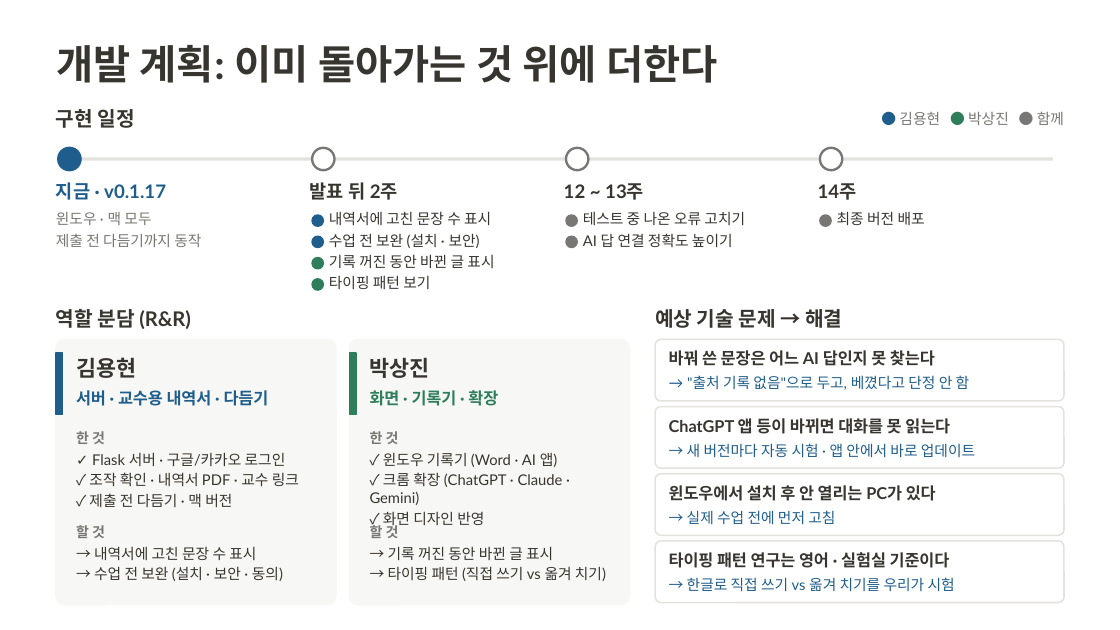
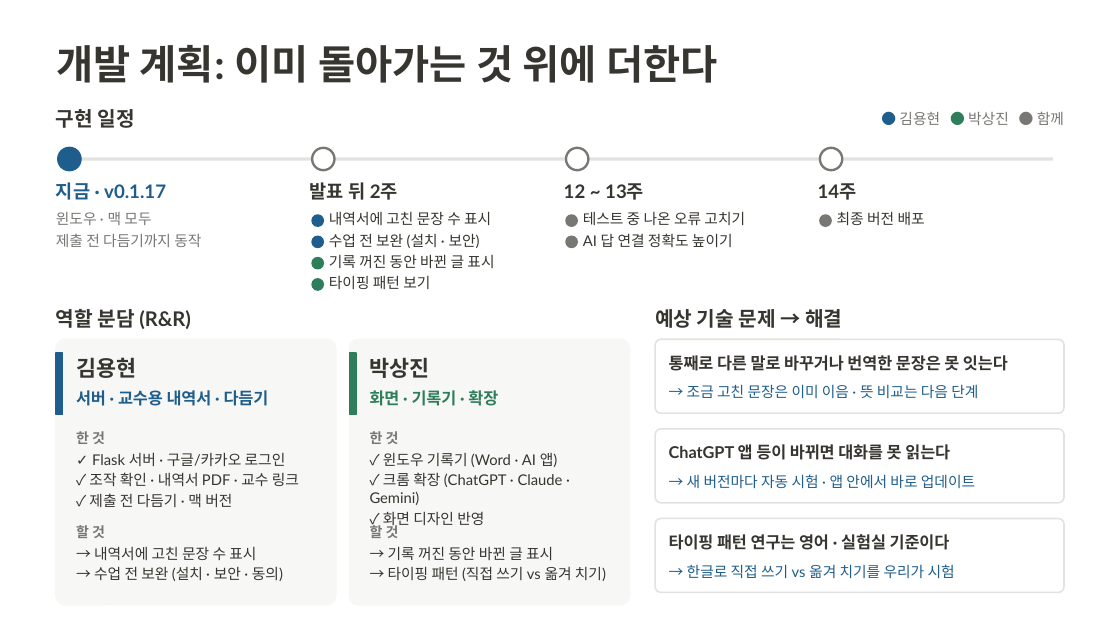
Before and after one commit to 20233014-KYH/trace, a slide deck: slide 6 of deck/중간발표_김용현.pptx. Drawn at 1120x630 pixels with LibreOffice and Linux fonts; fonts in the diff are those of the drawing. Boxes give left, top, right and bottom in pixels: in the first picture for what was removed or moved away, otherwise in the second. Text is boxed around its words. In the diff, an @@ line names an element or a change of style, - is before the commit and + after.

```diff
--- a/deck/중간발표_김용현.pptx
+++ b/deck/중간발표_김용현.pptx
@@ rounded rectangle: place and size @@
-rounded rectangle at <box>655,339,1064,401</box>
+rounded rectangle at <box>655,339,1064,413</box>
@@ text at <box>669,355,1008,371</box>: text changed @@
-바꿔 쓴 문장은 어느 AI 답인지 못 찾는다
+통째로 다른 말로 바꾸거나 번역한 문장은 못 잇는다
@@ text at <box>687,384,978,398</box>: text changed @@
-→ "출처 기록 없음"으로 두고, 베꼈다고 단정 안 함
+→ 조금 고친 문장은 이미 이음 · 뜻 비교는 다음 단계
@@ rounded rectangle: place and size @@
-rounded rectangle at <box>655,407,1064,468</box>
+rounded rectangle at <box>655,429,1064,503</box>
@@ text "ChatGPT 앱 등이 바뀌면 대화를 ...": place and size @@
-text "ChatGPT 앱 등이 바뀌면 대화를 ..." at <box>669,418,950,434</box>
+text "ChatGPT 앱 등이 바뀌면 대화를 ..." at <box>669,444,950,460</box>
@@ text "→ 새 버전마다 자동 시험 ...": place and size @@
-text "→ 새 버전마다 자동 시험 ..." at <box>687,443,975,457</box>
+text "→ 새 버전마다 자동 시험 ..." at <box>687,474,975,488</box>
@@ text removed at <box>669,485,936,501</box> @@
-윈도우에서 설치 후 안 열리는 PC가 있다
@@ proportions changed in 3 elements at <box>655,339,1064,413</box>, <box>655,429,1064,503</box>, <box>655,519,1064,592</box> @@
@@ rounded rectangle: place and size @@
-rounded rectangle at <box>655,474,1064,535</box>
+rounded rectangle at <box>655,519,1064,592</box>
@@ text "타이핑 패턴 연구는 영어 · ...": place and size @@
-text "타이핑 패턴 연구는 영어 · ..." at <box>669,552,950,568</box>
+text "타이핑 패턴 연구는 영어 · ..." at <box>669,534,950,550</box>
@@ text removed at <box>687,510,835,524</box> @@
-→ 실제 수업 전에 먼저 고침
@@ rounded rectangle removed at <box>655,541,1064,603</box> @@
@@ text "→ 한글로 직접 쓰기 vs ...": place and size @@
-text "→ 한글로 직접 쓰기 vs ..." at <box>687,577,955,591</box>
+text "→ 한글로 직접 쓰기 vs ..." at <box>687,564,955,578</box>
```
Also in this commit, not shown: 1 other file.
